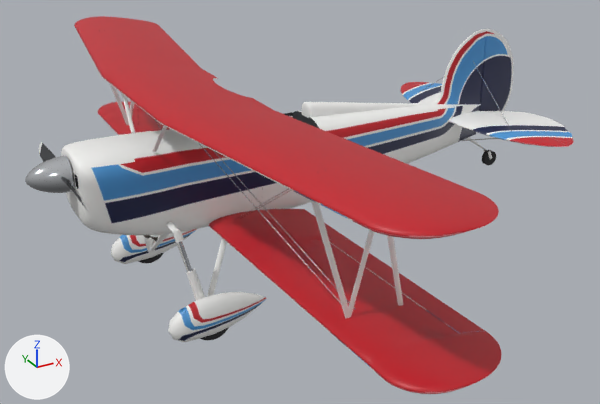
The glTF model unity/Assets/_Project/Resources/Models/great-lakes-like/great-lakes-like-own-white-stripes.glb, before and after one commit.
Before and after are seen from a camera (50 mm lens) standing at (-2.38, -7.89, 3.08) and looking at (1.89, -0.13, -0.8). Every picture has the same lights, and +X, +Y and +Z are marked at lower left. The picture after the commit comes second. Where no turn or scale is listed for an object, it has been applied to the vertices. Vertices at exactly the same position are counted once.

Names of what the first picture shows: 'Aileron_LL', 'Elevator_L', 'Fin', 'Fuselage_Painted', 'Rudder', 'Spinner', 'Stab', 'Strut_Interplane', 'Wheel_Pant_L', 'Wheel_Pant_R', 'Wing_Lower', 'Wing_Upper' and 14 more.
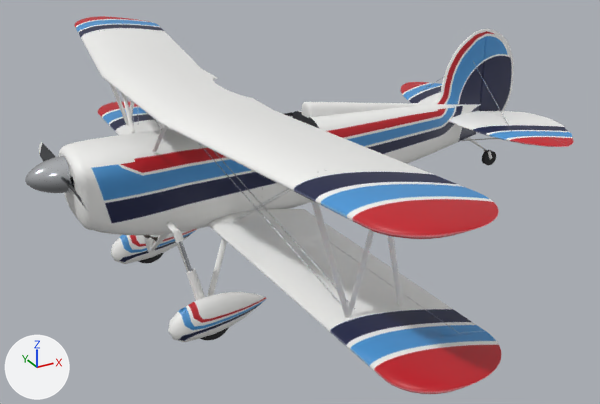
Where the change shows, as pixel boxes (x1, y1, x2, y2) in the pictures (600 x 404 px):
```json
{"object": "Fuselage_Painted", "change": "reshaped", "before": [61, 103, 479, 236], "after": [59, 103, 479, 236]}
{"part": 1, "of": "me_fuselage", "change": "built on", "before": [61, 144, 94, 228], "after": [59, 144, 94, 228]}
{"part": 2, "of": "me_fuselage", "change": "surface changed", "before": [68, 152, 93, 230], "after": [68, 152, 93, 230]}
{"part": 3, "of": "me_fuselage", "change": "recoloured", "before": [68, 152, 80, 169], "after": [68, 152, 83, 169]}
{"part": 4, "of": "me_wing_upper", "change": "recoloured", "before": [74, 16, 494, 237], "after": [74, 16, 494, 237], "on screen": "red to white"}
{"part": 5, "of": "me_wing_lower", "change": "recoloured", "before": [99, 102, 498, 393], "after": [99, 102, 498, 393]}
{"part": 6, "of": "me_aileron_ll", "change": "recoloured", "before": [329, 239, 484, 333], "after": [329, 239, 484, 333]}
```

Scene script edits in JSON lines:
```json
{"block": "me_fuselage", "where": "# used by ob_fuselage_painted; location = (0.0, 0.0, 0.0)"}
{"op": "remove", "block": "me_fuselage", "code": "me_fuselage.from_pydata(...)  # 2220 vertices, 4376 faces; spans x -0.66..4.57, y -0.44..0.45, z -0.82..0.25"}
{"op": "add", "block": "me_fuselage", "code": "me_fuselage.from_pydata(...)  # 2508 vertices, 4952 faces; spans x -0.69..4.57, y -0.44..0.45, z -0.82..0.25"}
{"block": "me_fuselage", "change": "me_fuselage part 1: 194 vertices moved from x -0.66..-0.6, y -0.39..0.4, z -0.53..0.23 to x -0.67..-0.59, y -0.41..0.41, z -0.56..0.23; 83 vertices removed from x -0.66..-0.6, y -0.33..0.33, z -0.41..0.23; 371 vertices added at x -0.69..-0.59, y -0.38..0.38, z -0.49..0.24"}
{"block": "me_fuselage", "change": "me_fuselage part 2: 201 kept faces spanning x -0.67..-0.57, y -0.4..0.4, z -0.56..0.23 get new texture (UV) coordinates"}
{"block": "me_fuselage", "change": "me_fuselage part 3: 20 faces spanning x -0.67..-0.6, y -0.35..0.0, z 0.15..0.23 switch from mat_paint_gl_side_l (picture img_gl_side_l) to mat_paint_gl_fus_top (picture img_gl_fus_top)"}
{"block": "me_wing_upper", "where": "me_wing_upper.from_pydata(...)  # 3053 vertices, 6102 faces; spans x 0.0..1.58, y -4.06..4.06, z 0.62..0.76"}
{"block": "me_wing_upper", "where": "# used by ob_wing_upper; location = (0.0, 0.0, 0.0)"}
{"block": "me_wing_upper", "change": "me_wing_upper part 4: 2595 faces spanning x 0.0..1.56, y -4.06..4.06, z 0.63..0.76 switch from mat_paint_red (red #c41a26) to mat_paint_gl_wing_u (picture img_gl_wing_u)"}
{"block": "me_wing_lower", "where": "me_wing_lower.from_pydata(...)  # 2924 vertices, 5840 faces; spans x 0.65..1.82, y -4.06..4.06, z -0.8..-0.54"}
{"block": "me_wing_lower", "where": "# used by ob_wing_lower; location = (0.0, 0.0, 0.0)"}
{"block": "me_wing_lower", "change": "me_wing_lower part 5: 2428 faces spanning x 0.65..1.82, y -4.06..4.06, z -0.79..-0.54 switch from mat_paint_red (red #c41a26) to mat_paint_gl_wing_l (picture img_gl_wing_l)"}
{"block": "me_aileron_ll", "where": "me_aileron_ll.from_pydata(...)  # 440 vertices, 876 faces; spans x 1.54..1.82, y -3.46..-1.32, z -0.76..-0.62"}
{"block": "me_aileron_ll", "where": "# used by ob_aileron_ll; location = (0.0, 0.0, 0.0)"}
{"block": "me_aileron_ll", "change": "me_aileron_ll part 6: 330 faces spanning x 1.54..1.82, y -3.46..-1.32, z -0.75..-0.62 switch from mat_paint_red (red #c41a26) to mat_paint_gl_wing_l (picture img_gl_wing_l)"}
```
